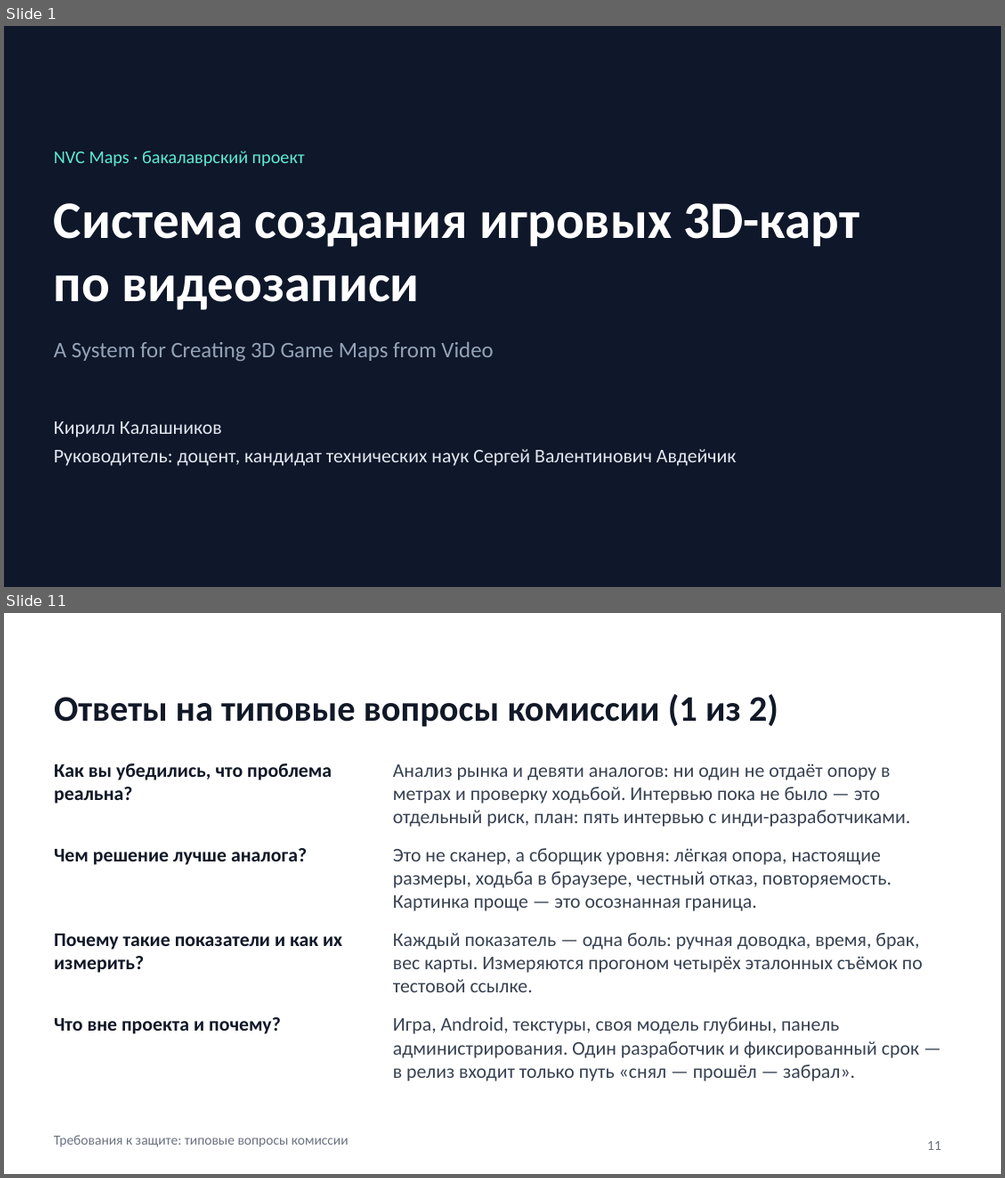
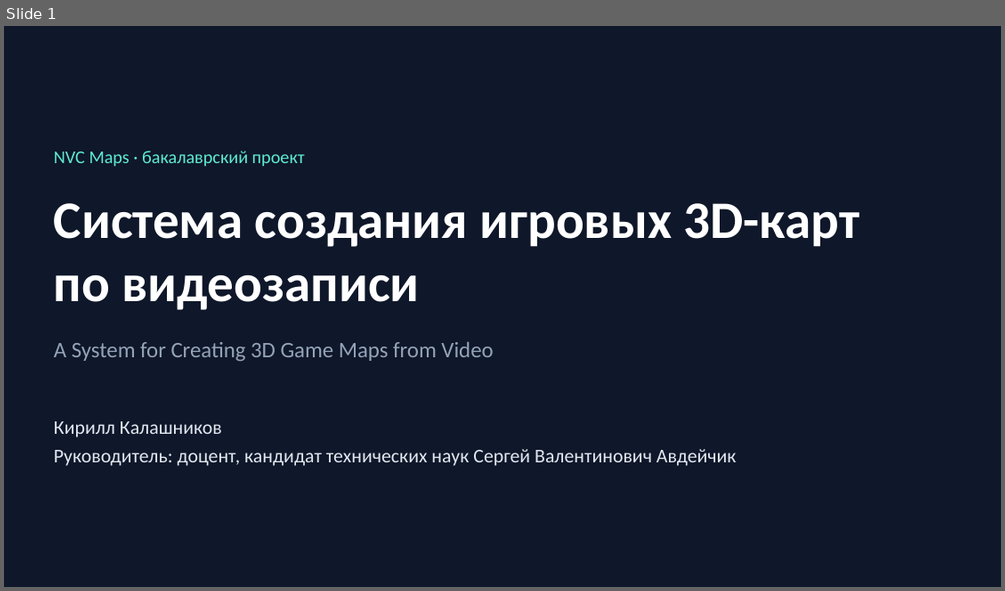
Before and after one commit to KalashnikovKV/nvc-business-analysis, a slide deck: wireframes/NVC-Maps-защита.pptx. Shown one above the other, each under a label of ours: slides 1 and 11 before the commit, slide 1 after it; the slides between them are not shown. The pictures are 1005x1178 and 1005x591 pixels, drawn with LibreOffice and Linux fonts; fonts in the diff are those of the drawing. Boxes give left, top, right and bottom in pixels: in the first picture for what was removed or moved away, otherwise in the second. Text is boxed around its words. In the diff, an @@ line names an element or a change of style, - is before the commit and + after.

```diff
--- a/wireframes/NVC-Maps-защита.pptx
+++ b/wireframes/NVC-Maps-защита.pptx
@@ slide 11 removed at [4, 613, 1001, 1174], background #FFFFFF @@
@@ title removed at [54, 694, 778, 727] @@
-Ответы на типовые вопросы комиссии (1 из 2)
@@ text removed at [54, 763, 332, 803] @@
-Как вы убедились, что проблема реальна?
@@ text removed at [393, 763, 910, 827] @@
-Анализ рынка и девяти аналогов: ни один не отдаёт опору в метрах и проверку ходьбой. Интервью пока не было — это отдельный риск, план: пять интервью с инди-разработчиками.
@@ text removed at [54, 848, 307, 865] @@
-Чем решение лучше аналога?
@@ text removed at [393, 848, 891, 911] @@
-Это не сканер, а сборщик уровня: лёгкая опора, настоящие размеры, ходьба в браузере, честный отказ, повторяемость. Картинка проще — это осознанная граница.
@@ text removed at [393, 933, 922, 992] @@
-Каждый показатель — одна боль: ручная доводка, время, брак, вес карты. Измеряются прогоном четырёх эталонных съёмок по тестовой ссылке.
@@ text removed at [54, 933, 342, 973] @@
-Почему такие показатели и как их измерить?
@@ text removed at [54, 1017, 281, 1034] @@
-Что вне проекта и почему?
@@ text removed at [393, 1017, 919, 1081] @@
-Игра, Android, текстуры, своя модель глубины, панель администрирования. Один разработчик и фиксированный срок — в релиз входит только путь «снял — прошёл — забрал».
@@ text removed at [54, 1135, 348, 1147] @@
-Требования к защите: типовые вопросы комиссии
@@ page number removed at [927, 1141, 941, 1150] @@
-11
```
Also in this commit, not shown: 8 slides changed, 2 other slides removed, 9 other files.
